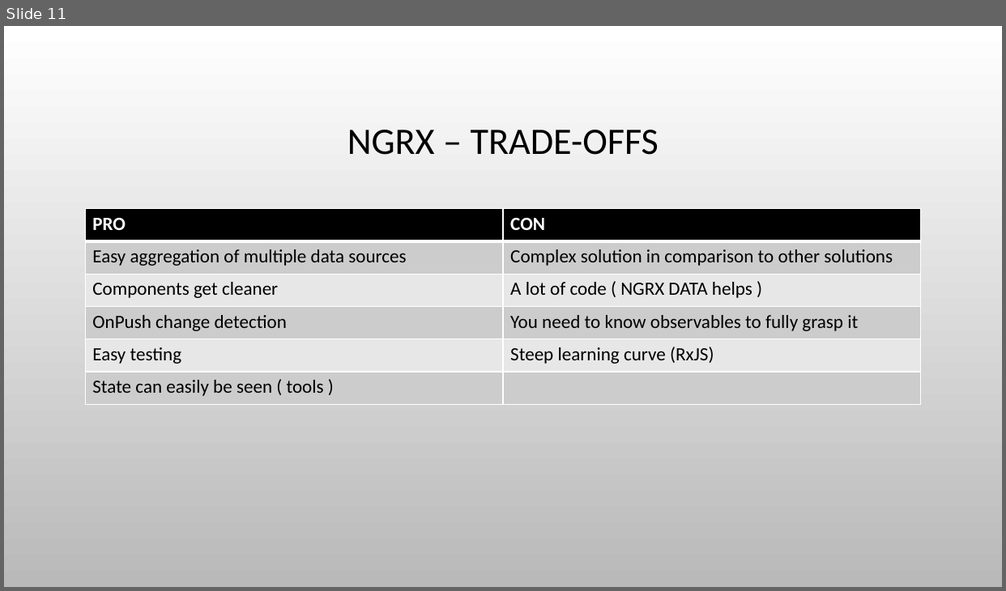
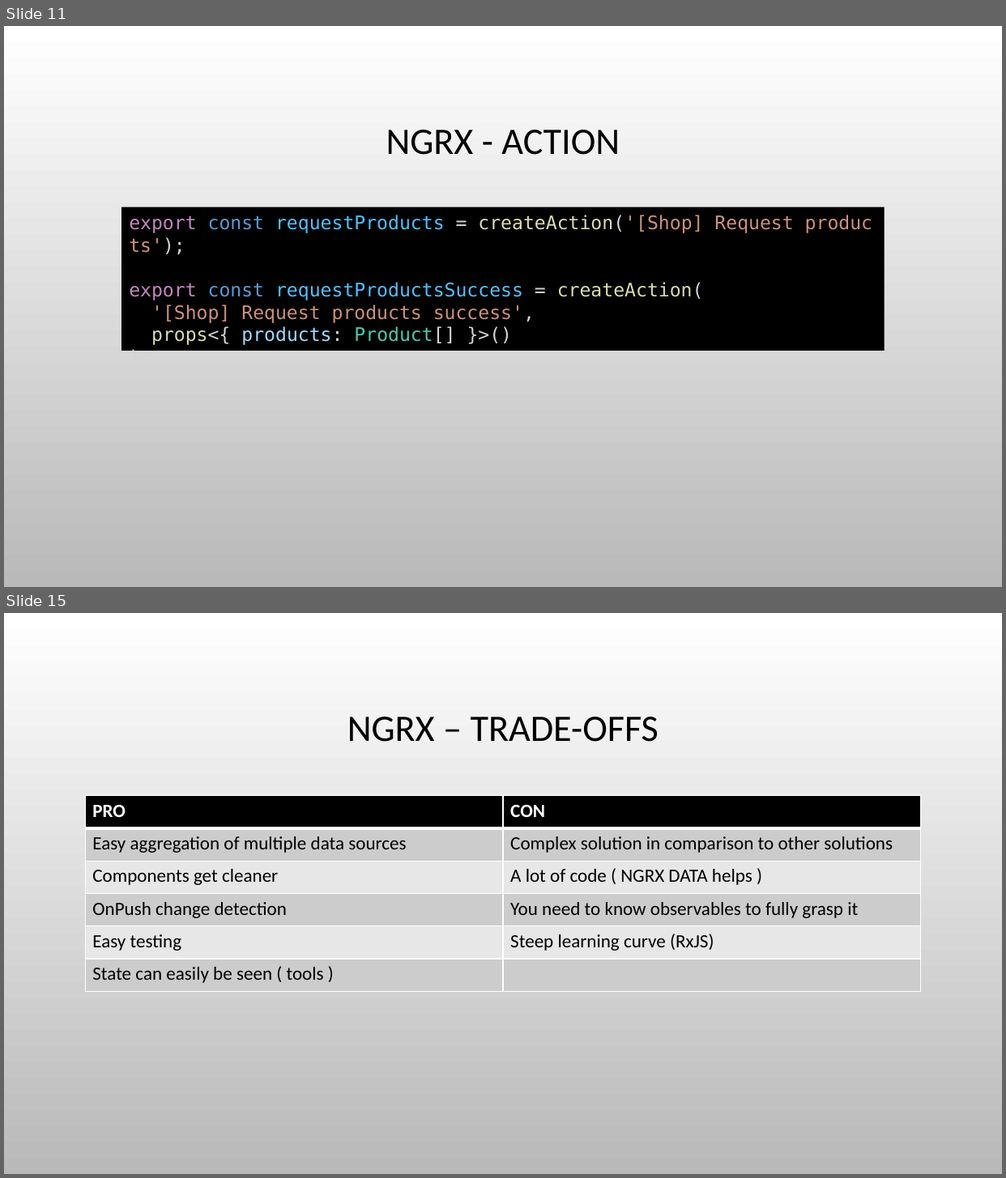
Before and after one commit to bertleemput/reactive-state-management, a slide deck: Reactive State Management.pptx. Shown one above the other, each under a label of ours: slide 11 before the commit, slides 11 and 15 after it; the slides between them are not shown. The pictures are 1006x591 and 1006x1178 pixels, drawn with LibreOffice and Linux fonts; fonts in the diff are those of the drawing; background and template pictures are left out. Boxes give left, top, right and bottom in pixels: in the first picture for what was removed or moved away, otherwise in the second. Text is boxed around its words. In the diff, an @@ line names an element or a change of style, - is before the commit and + after.

Commit message:
Examples of NGRX parts

```diff
--- a/Reactive State Management.pptx
+++ b/Reactive State Management.pptx
@@ slide 11 added at box(4, 26, 1002, 587), background picture (left out) @@
@@ title added at box(386, 130, 620, 155), 36 pt, text #000000 @@
+NGRX - ACTION
@@ rectangle added at box(121, 207, 884, 351), fill #000000, 18 pt, text #CE9178 @@
+export const requestProducts = createAction('[Shop] Request products');
+export const requestProductsSuccess = createAction(
+'[Shop] Request products success',
+props<{ products: Product[] }>()
+);
@@ what was slide 11 is now slide 15 @@
```
Also in this commit, not shown: 3 other slides added.
